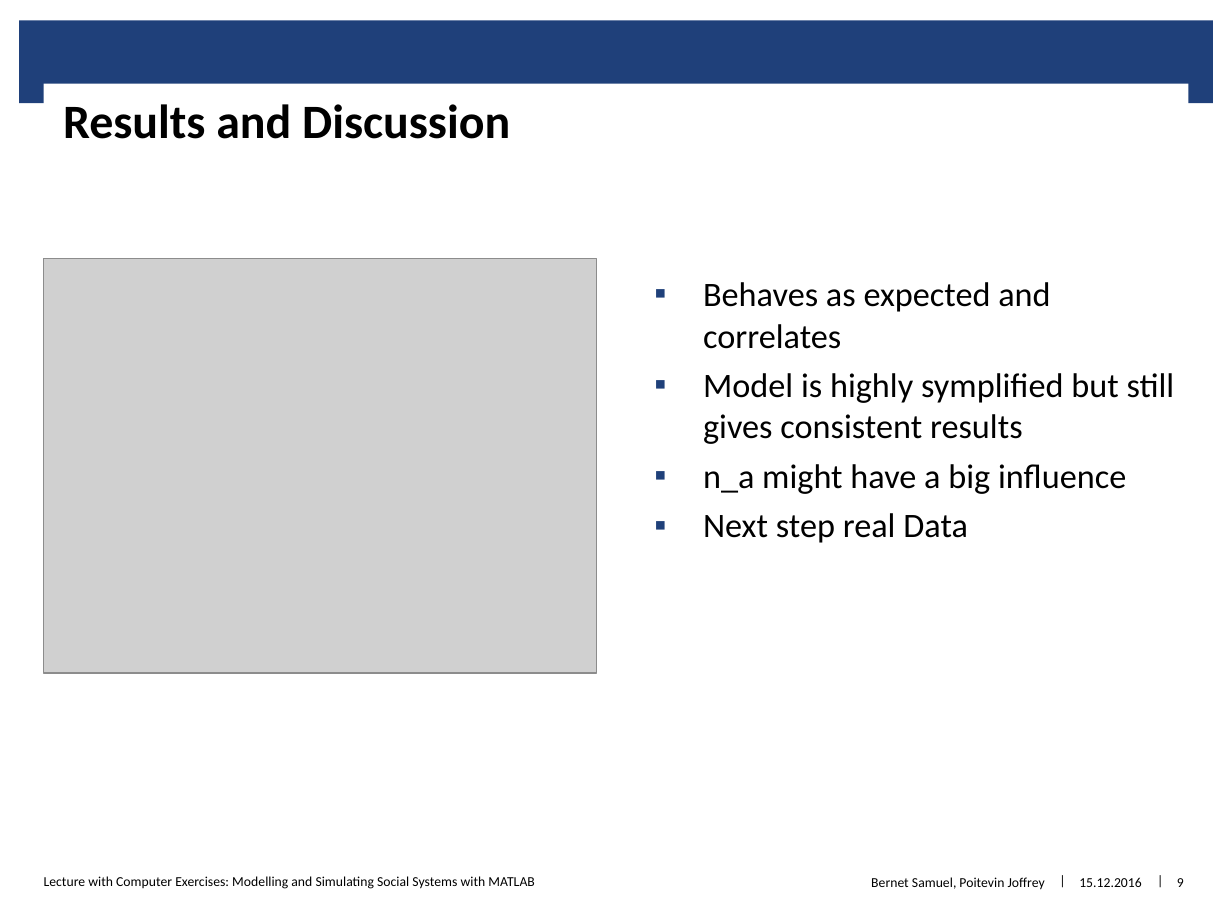
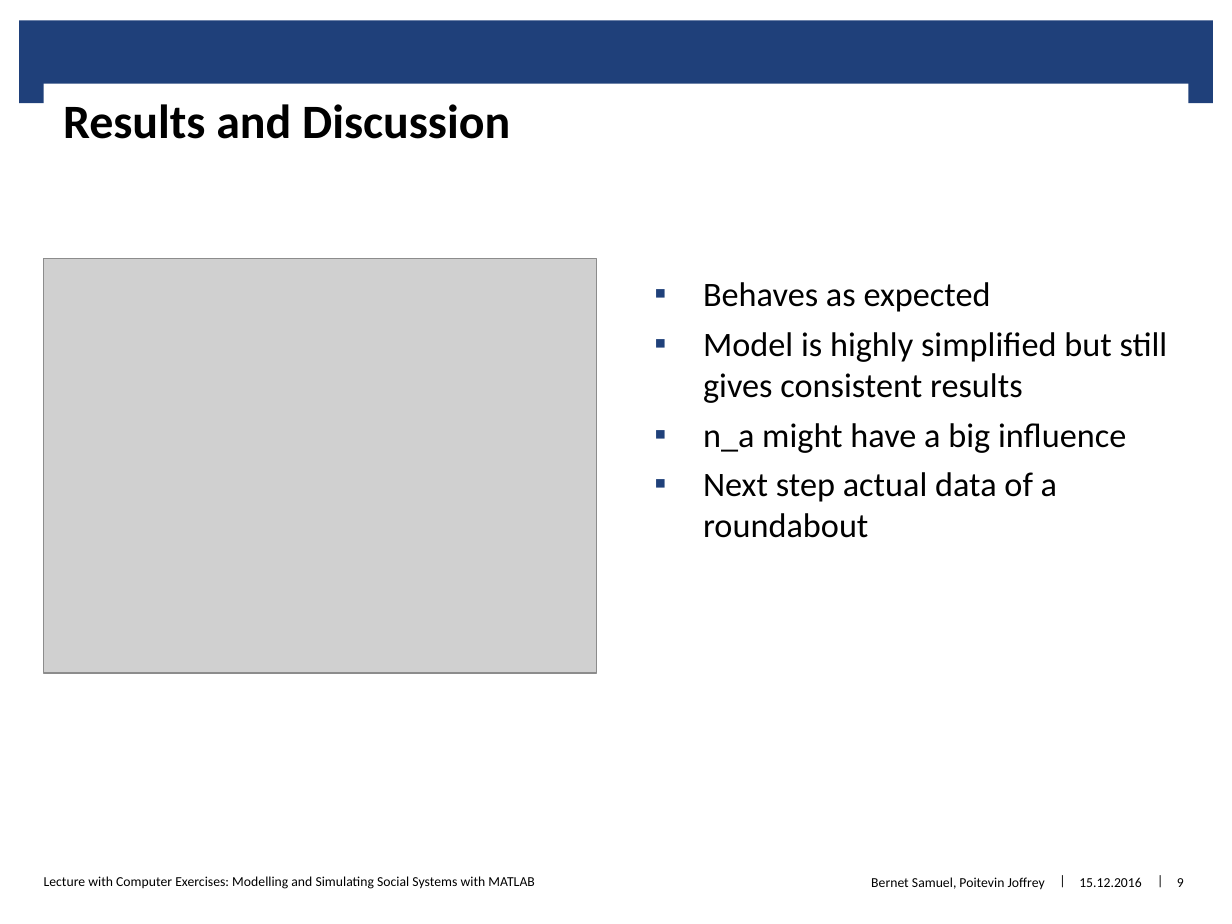
Before and after one commit to bernetsa/crosswalks_and_roundabouts, a slide deck: slide 9 of presentation/The impact of pedestrians at roundabout.pptx. Drawn at 1232x924 pixels with LibreOffice and Linux fonts; fonts in the diff are those of the drawing; grey boxes stand for pictures; background and template pictures are left out. Boxes give left, top, right and bottom in pixels: in the first picture for what was removed or moved away, otherwise in the second. Text is boxed around its words. In the diff, an @@ line names an element or a change of style, - is before the commit and + after.

Commit message:
presentation
updated presentation 20.12.2016

```diff
--- a/presentation/The impact of pedestrians at roundabout.pptx
+++ b/presentation/The impact of pedestrians at roundabout.pptx
@@ text at <box>703,282,1168,403</box>: text changed @@
-▪ Behaves as expected and correlates
-▪ Model is highly symplified but still gives consistent results
+▪ Behaves as expected
+▪ Model is highly simplified but still gives consistent results
@@ text at <box>703,472,1057,538</box>: text changed @@
-▪ Next step real Data
+▪ Next step actual data of a roundabout
```
Also in this commit, not shown: 4 other slides changed, 2 other files.
